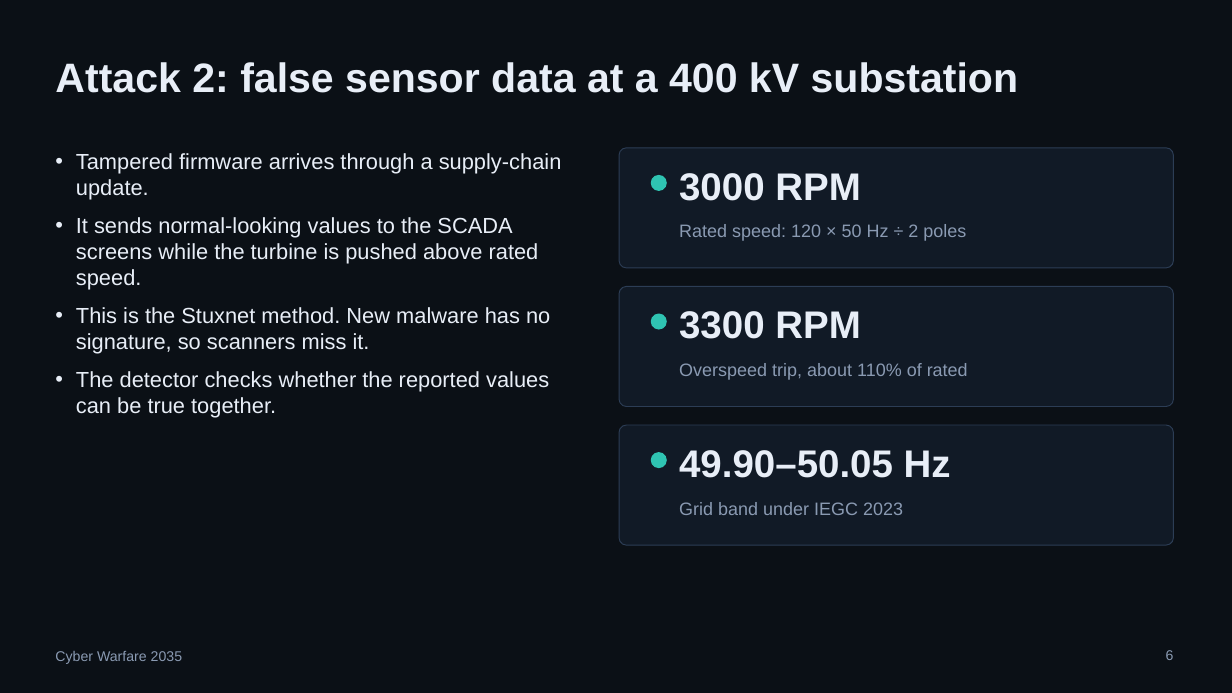
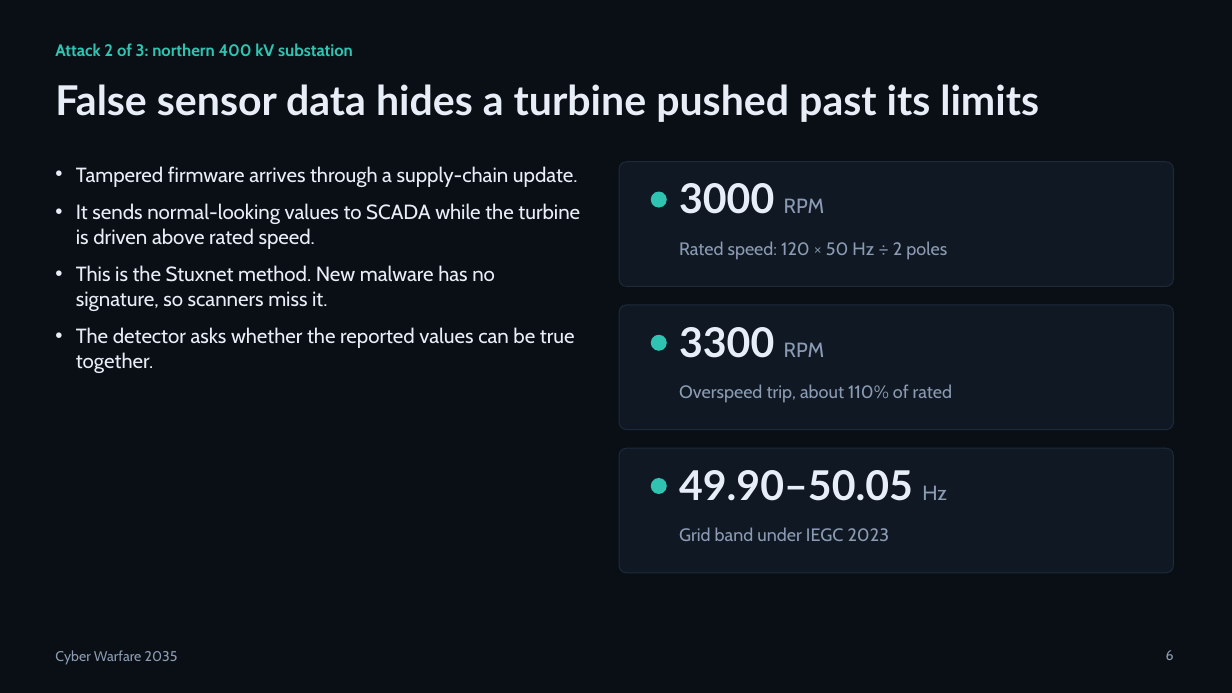
Before and after one commit to Keshav-gehlot/cyberwarfare-roleplay, a slide deck: slide 6 of 04_presentation.pptx. Drawn at 1232x693 pixels with LibreOffice and Linux fonts; fonts in the diff are those of the drawing. Boxes give left, top, right and bottom in pixels: in the first picture for what was removed or moved away, otherwise in the second. Text is boxed around its words. In the diff, an @@ line names an element or a change of style, - is before the commit and + after.

```diff
--- a/04_presentation.pptx
+++ b/04_presentation.pptx
@@ background #0B1016 to #0A0F15 @@
@@ text at <box>55,43,353,56</box>: text changed; size 32 to 13 pt; font Arial to Cabin; text colour #E8EEF7 to #2FC4B2 @@
-Attack 2: false sensor data at a 400 kV substation
+Attack 2 of 3: northern 400 kV substation
@@ title added at <box>55,84,1039,122</box>, 32 pt, text #E8EEF7, bold @@
+False sensor data hides a turbine pushed past its limits
@@ text "Tampered firmware arrives through a ...": place and size @@
-text "Tampered firmware arrives through a ..." at <box>76,153,562,418</box>
+text "Tampered firmware arrives through a ..." at <box>76,166,580,373</box>
@@ text at <box>76,166,578,311</box>: size 17 to 16 pt, font Arial to Cabin in "Tampered firmware arrives through a supply-chain update.", "This is the Stuxnet method. New malware ..."; more space between paragraphs @@
@@ rounded rectangle: place and size @@
-rounded rectangle at <box>619,148,1174,268</box>
+rounded rectangle at <box>619,162,1174,287</box>
@@ text "3000 RPM": place and size @@
-text "3000 RPM" at <box>679,173,860,201</box>
+text "3000 RPM" at <box>679,183,825,214</box>
@@ text "3000 RPM" at <box>679,183,825,214</box>: size 30 to 32 pt, font Arial to Lato in "3000"; size 30 to 16 pt, font Arial to Cabin, text colour #E8EEF7 to #8B9BB3, bold off in "RPM" @@
@@ text at <box>76,203,580,249</box>: text changed; size 17 to 16 pt; font Arial to Cabin @@
-• It sends normal-looking values to the SCADA screens while the turbine is pushed above rated speed.
+• It sends normal-looking values to SCADA while the turbine is driven above rated speed.
@@ ellipse: place and size @@
-ellipse at <box>652,176,666,190</box>
+ellipse at <box>652,192,666,207</box>
@@ text at <box>76,327,575,373</box>: text changed; size 17 to 16 pt; font Arial to Cabin @@
-• The detector checks whether the reported values can be true together.
+• The detector asks whether the reported values can be true together.
@@ rounded rectangle: place and size @@
-rounded rectangle at <box>619,287,1174,407</box>
+rounded rectangle at <box>619,305,1174,430</box>
@@ text "3300 RPM": place and size @@
-text "3300 RPM" at <box>679,311,860,339</box>
+text "3300 RPM" at <box>679,327,825,358</box>
@@ text "3300 RPM" at <box>679,327,825,358</box>: size 30 to 32 pt, font Arial to Lato in "3300"; size 30 to 16 pt, font Arial to Cabin, text colour #E8EEF7 to #8B9BB3, bold off in "RPM" @@
@@ 2 texts, 1 ellipse: place and size @@
-2 texts, 1 ellipse at <box>652,224,968,380</box>
+2 texts, 1 ellipse at <box>652,241,952,403</box>
@@ fill #111A26 to #101923; outline #2C3D55 0.75 pt to #1D2A3B 0.75 pt; proportions changed in 3 elements at <box>619,162,1174,287</box>, <box>619,305,1174,430</box>, <box>619,448,1174,573</box> @@
@@ rounded rectangle: place and size @@
-rounded rectangle at <box>619,425,1174,545</box>
+rounded rectangle at <box>619,448,1174,573</box>
@@ ellipse: place and size @@
-ellipse at <box>652,453,666,468</box>
+ellipse at <box>652,479,666,494</box>
@@ text "49.90–50.05 Hz": place and size @@
-text "49.90–50.05 Hz" at <box>679,450,951,478</box>
+text "49.90–50.05 Hz" at <box>679,470,947,501</box>
@@ text "49.90–50.05 Hz" at <box>679,470,947,501</box>: size 30 to 32 pt, font Arial to Lato in "49.90–50.05"; size 30 to 16 pt, font Arial to Cabin, text colour #E8EEF7 to #8B9BB3, bold off in "Hz" @@
@@ font Arial to Cabin, text colour #8A9AB2 to #8B9BB3 in 4 elements at <box>55,650,178,665</box>, <box>679,241,947,260</box>, <box>679,384,952,403</box>, <box>679,527,890,541</box> @@
@@ text "Grid band under IEGC 2023": place and size @@
-text "Grid band under IEGC 2023" at <box>679,502,903,515</box>
+text "Grid band under IEGC 2023" at <box>679,527,890,541</box>
```
Also in this commit, not shown: 10 other slides changed, 2 slides added, 1 slide removed, 10 other files.
